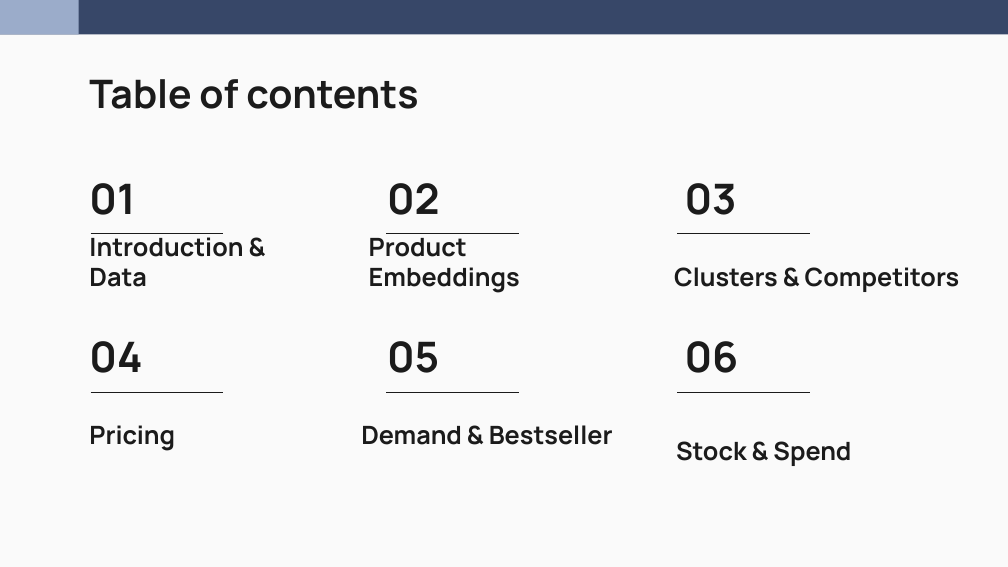
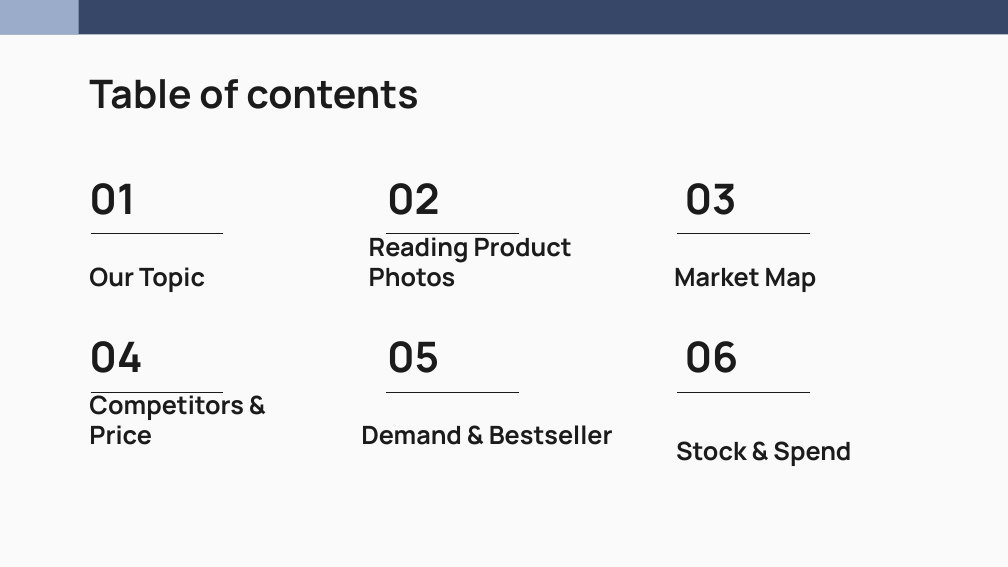
Before and after one commit to nakimagine/hello-world, a slide deck: slide 2 of Group_3_Amazon_Office_Electronic_Slides.pptx. Drawn at 1008x567 pixels with LibreOffice and Linux fonts; fonts in the diff are those of the drawing. Boxes give left, top, right and bottom in pixels: in the first picture for what was removed or moved away, otherwise in the second. Text is boxed around its words. In the diff, an @@ line names an element or a change of style, - is before the commit and + after.

```diff
--- a/Group_3_Amazon_Office_Electronic_Slides.pptx
+++ b/Group_3_Amazon_Office_Electronic_Slides.pptx
@@ subtitle at (x1=369, y1=233, x2=572, y2=287): text changed @@
-Product Embeddings
+Reading Product Photos
@@ subtitle at (x1=89, y1=267, x2=205, y2=292): text changed @@
-Introduction & Data
+Our Topic
@@ subtitle at (x1=674, y1=268, x2=817, y2=292): text changed @@
-Clusters & Competitors
+Market Map
@@ subtitle at (x1=89, y1=392, x2=243, y2=445): text changed @@
-Pricing
+Competitors & Price
```
Also in this commit, not shown: 7 other slides changed, 6 slides added, 8 slides removed, 1 other file.
